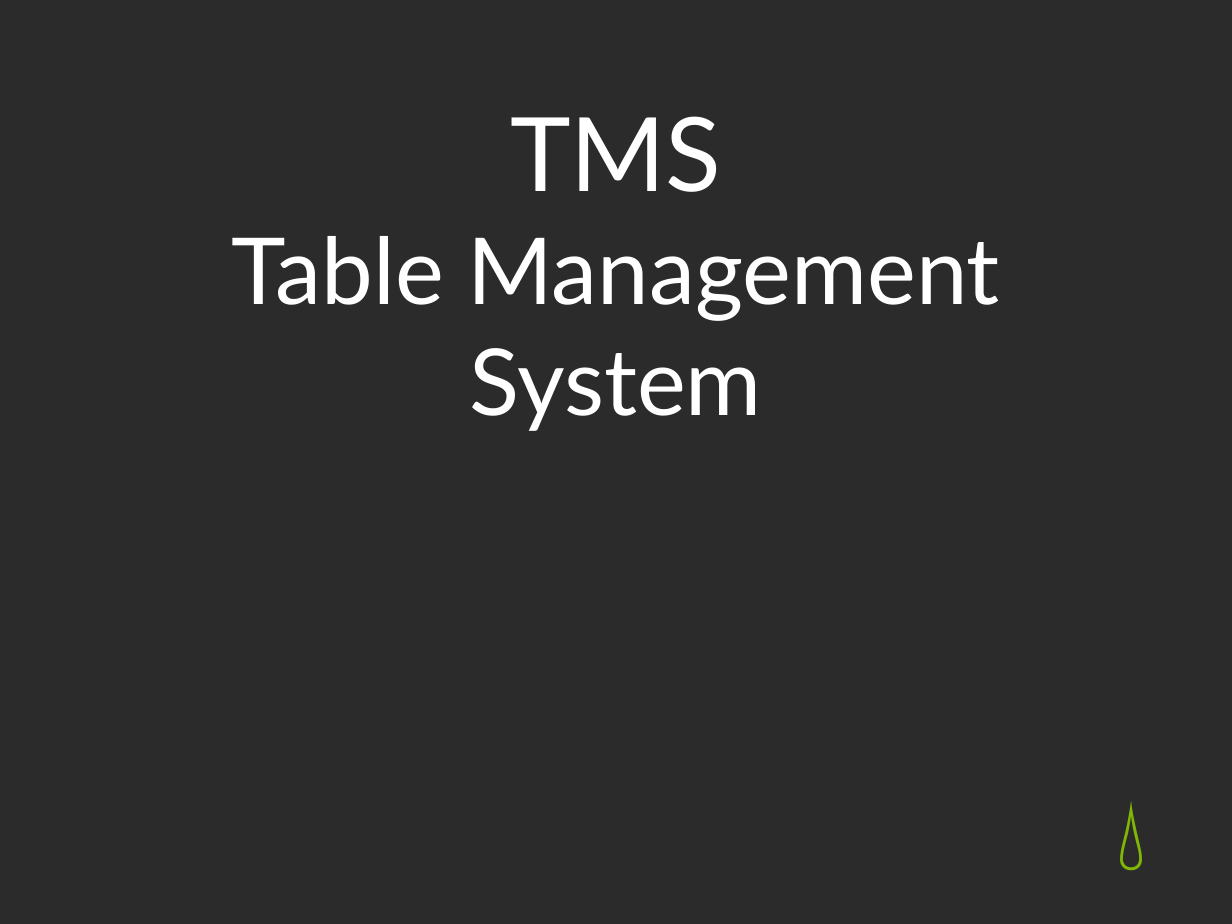
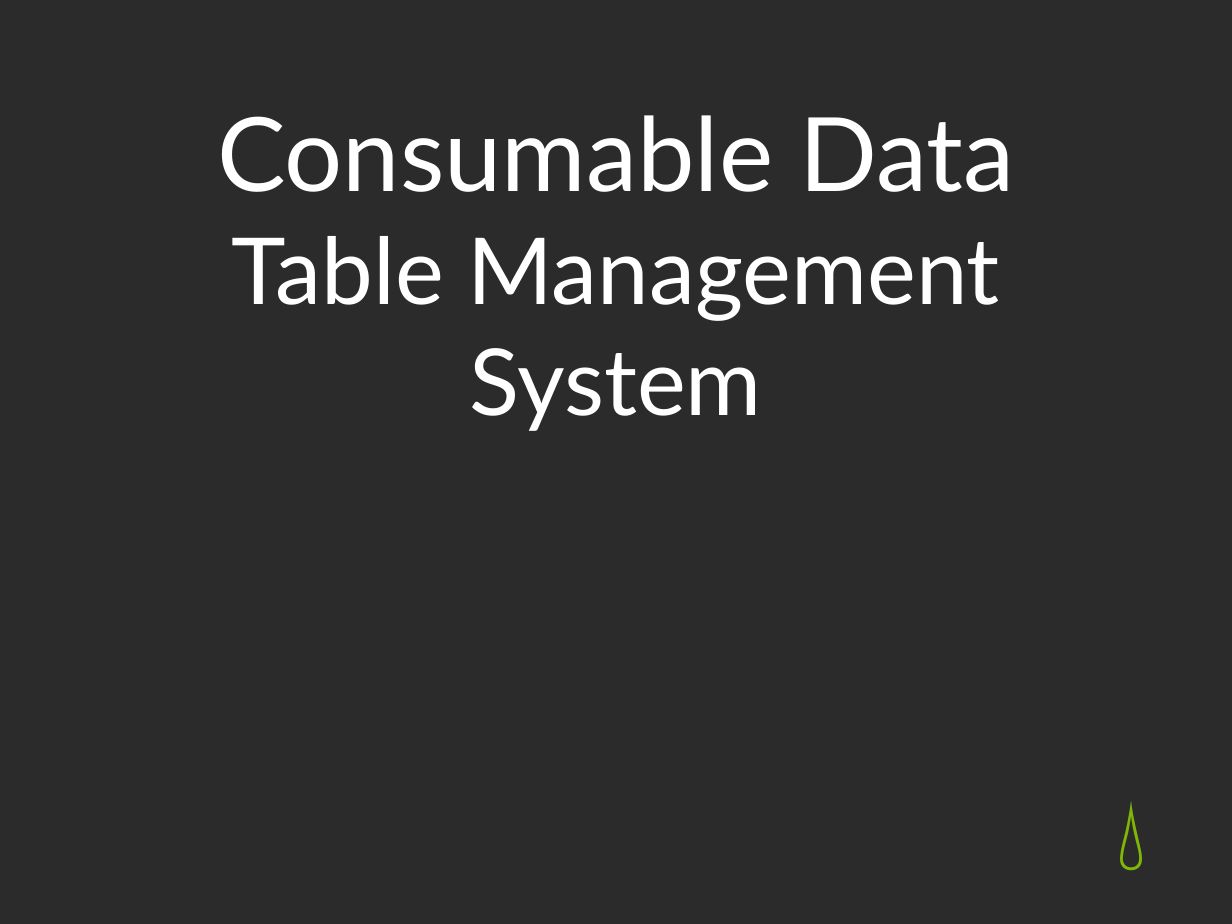
Before and after one commit to cdswindell/tms, a slide deck: slide 1 of doc/TMS Overview.pptx. Drawn at 1232x924 pixels with LibreOffice and Linux fonts; fonts in the diff are those of the drawing; background and template pictures are left out; a plain dark background stands for a picture behind light text. Boxes give left, top, right and bottom in pixels: in the first picture for what was removed or moved away, otherwise in the second. Text is boxed around its words. In the diff, an @@ line names an element or a change of style, - is before the commit and + after.

Commit message:
Various Fixes: Issue with OnNoPendings event (logic was inverted) Improved table refresh (web client) Fixed serious issue in AsynchronousOp Reved Power Point

```diff
--- a/doc/TMS Overview.pptx
+++ b/doc/TMS Overview.pptx
@@ title at <box>217,115,1015,431</box>: text changed @@
-TMS
-Table Management System
+Consumable Data
+Table Management System
```
Also in this commit, not shown: 4 other slides changed, 9 other files.
